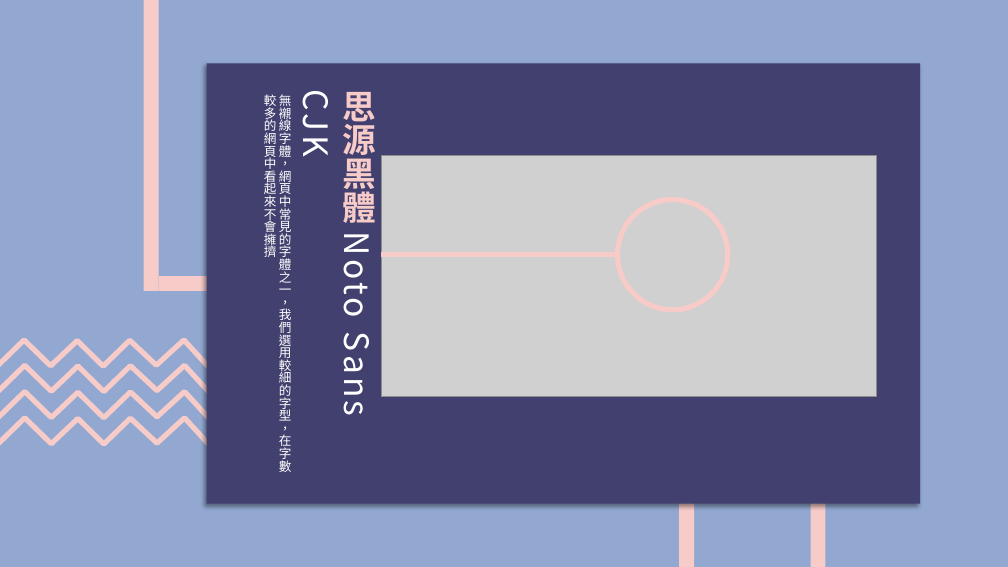
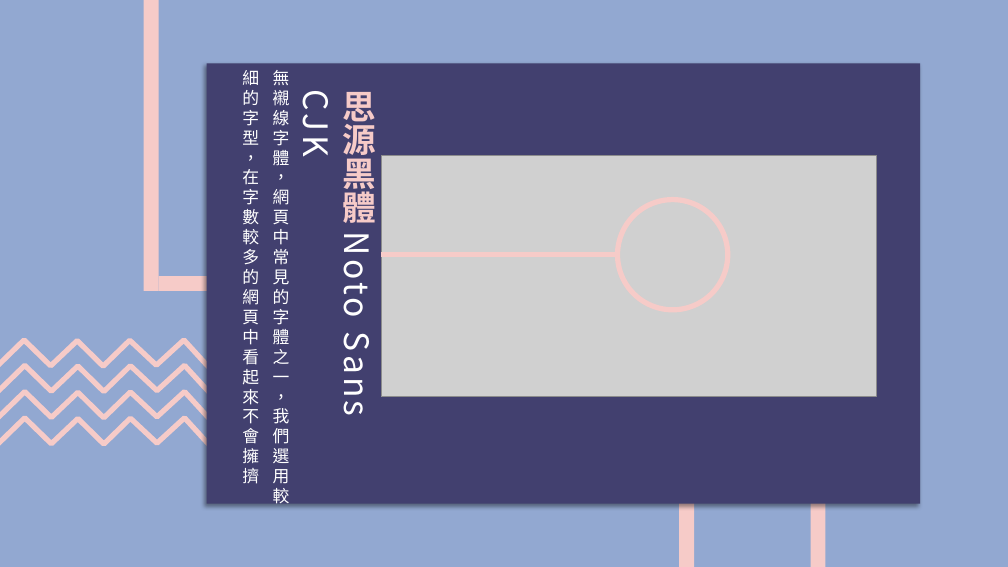
Before and after one commit to leonasdev/WebMidProject, a slide deck: slide 15 of 期末報告企畫書.pptx. Drawn at 1008x567 pixels with LibreOffice and Linux fonts; fonts in the diff are those of the drawing; grey boxes stand for pictures. Boxes give left, top, right and bottom in pixels: in the first picture for what was removed or moved away, otherwise in the second. Text is boxed around its words. In the diff, an @@ line names an element or a change of style, - is before the commit and + after.

```diff
--- a/期末報告企畫書.pptx
+++ b/期末報告企畫書.pptx
@@ text "無襯線字體，網頁中常見的字體之一，我們選用較細的字型，在字數較多的網頁中看起來不會擁擠": place and size @@
-text "無襯線字體，網頁中常見的字體之一，我們選用較細的字型，在字數較多的網頁中看起來不會擁擠" at <box>279,94,292,472</box>
+text "無襯線字體，網頁中常見的字體之一，我們選用較細的字型，在字數較多的網頁中看起來不會擁擠" at <box>242,70,290,503</box>
@@ text "無襯線字體，網頁中常見的字體之一，我們選用較細的字型，在字數較多的網頁中看起來不會擁擠" at <box>242,70,290,503</box>: size 12 to 16 pt, letter spacing 0 to 3 pt; line spacing 1 to 1.5 @@
```
Also in this commit, not shown: 9 other slides changed, 7 slides added, 1 slide removed.
